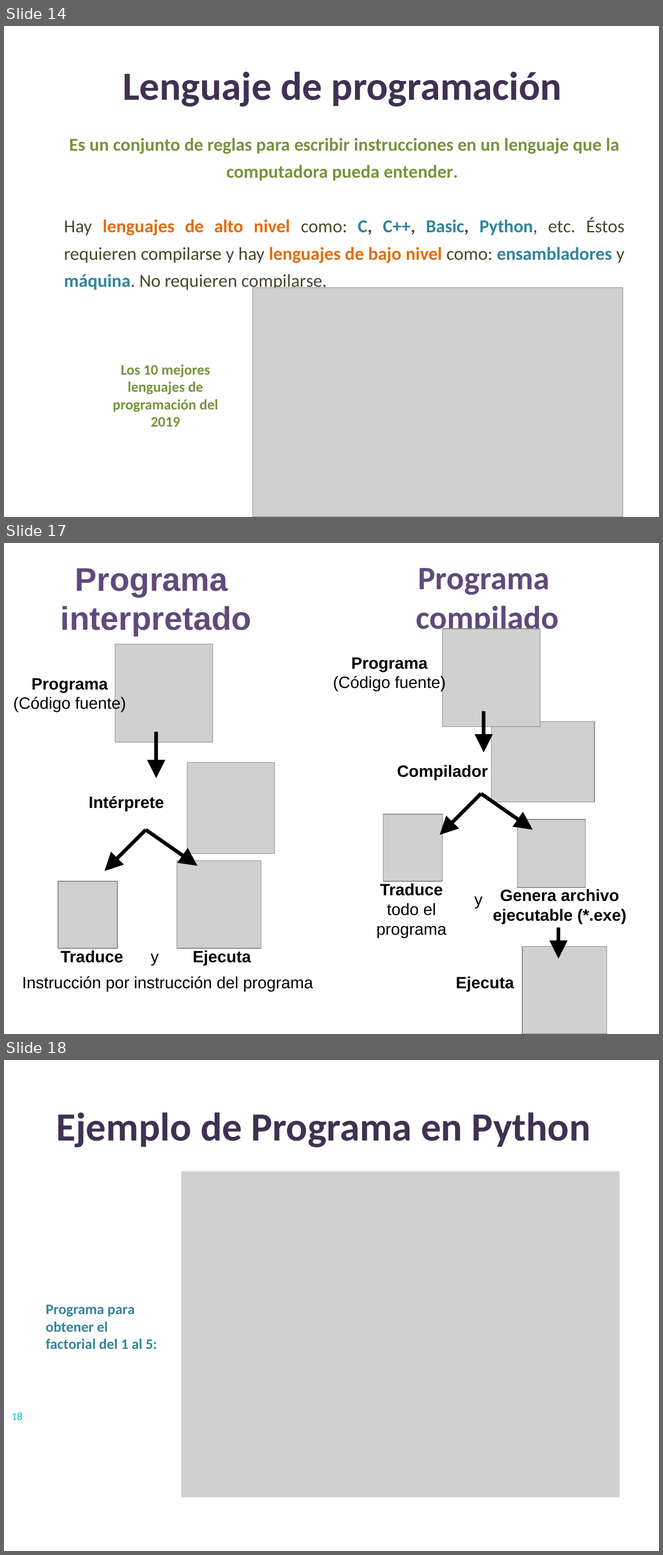
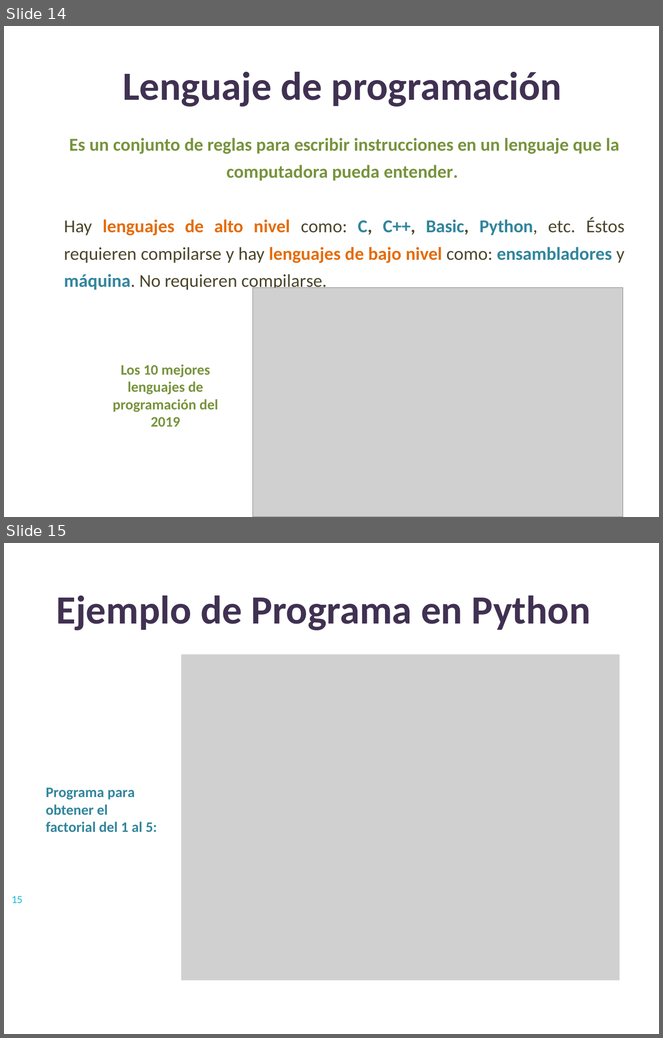
Before and after one commit to lizetheP/PensamientoC, a slide deck: calendario/documentos/1_Introduccion.pptx. Shown one above the other, each under a label of ours: slides 14, 17 and 18 before the commit, slides 14 and 15 after it; the slides between them are not shown. The pictures are 663x1555 and 663x1038 pixels, drawn with LibreOffice and Linux fonts; fonts in the diff are those of the drawing; grey boxes stand for pictures. Boxes give left, top, right and bottom in pixels: in the first picture for what was removed or moved away, otherwise in the second. Text is boxed around its words. In the diff, an @@ line names an element or a change of style, - is before the commit and + after.

```diff
--- a/calendario/documentos/1_Introduccion.pptx
+++ b/calendario/documentos/1_Introduccion.pptx
@@ slide 17 removed at box(4, 543, 659, 1034), background #FFFFFF @@
@@ text removed at box(61, 568, 252, 636) @@
-Programa
-interpretado
@@ title removed at box(416, 568, 559, 637) @@
-Programa
-compilado
@@ picture removed at box(442, 629, 541, 727) @@
@@ picture removed at box(115, 644, 213, 743) @@
@@ text removed at box(333, 657, 446, 691) @@
-Programa (Código fuente)
@@ text removed at box(13, 678, 126, 712) @@
-Programa (Código fuente)
@@ arrow removed from (483, 711) to (483, 753) @@
@@ picture removed at box(491, 722, 594, 802) @@
@@ arrow removed from (156, 732) to (156, 778) @@
@@ picture removed at box(188, 763, 275, 854) @@
@@ text removed at box(397, 765, 488, 780) @@
-Compilador
@@ text removed at box(89, 796, 164, 811) @@
-Intérprete
@@ arrow removed from (481, 794) to (440, 835) @@
@@ arrow removed from (481, 794) to (533, 830) @@
@@ picture removed at box(384, 814, 442, 881) @@
@@ picture removed at box(518, 820, 586, 888) @@
@@ arrow removed from (145, 830) to (104, 871) @@
@@ arrow removed from (145, 830) to (197, 866) @@
@@ picture removed at box(177, 861, 261, 949) @@
@@ picture removed at box(59, 882, 117, 949) @@
@@ text removed at box(376, 884, 447, 938) @@
-Traduce todo el programa
@@ text removed at box(475, 897, 483, 909) @@
-y
@@ text removed at box(493, 889, 626, 924) @@
-Genera archivo ejecutable (*.exe)
@@ rectangle removed at box(365, 908, 551, 982) @@
@@ arrow removed from (559, 928) to (559, 959) @@
@@ picture removed at box(522, 947, 607, 1034) @@
@@ text removed at box(61, 951, 159, 966) @@
-Traduce y
@@ text removed at box(193, 951, 251, 966) @@
-Ejecuta
@@ text removed at box(22, 976, 313, 992) @@
-Instrucción por instrucción del programa
@@ text removed at box(456, 977, 514, 992) @@
-Ejecuta
@@ what was slide 18 is now slide 15 @@
@@ page number at box(12, 896, 23, 903): text changed @@
-18
+15
```
Also in this commit, not shown: 2 slides changed, 2 other slides removed, 12 other files.
